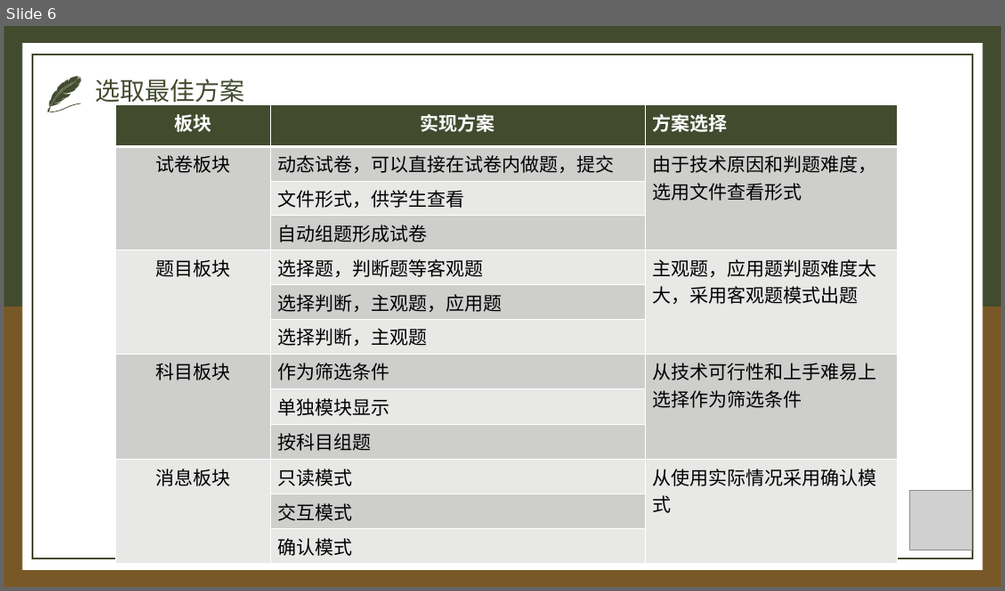
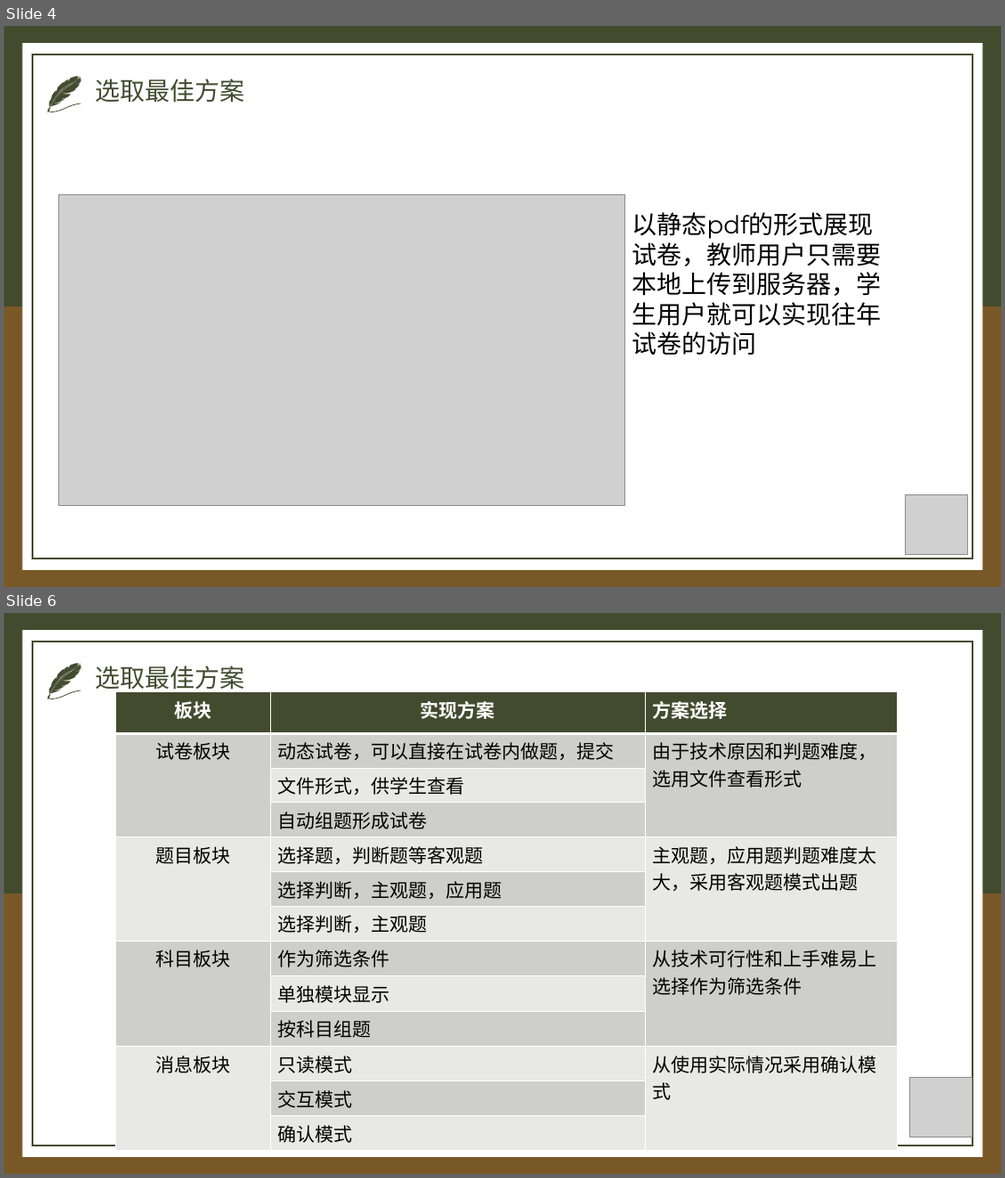
Before and after one commit to IHaoT/aishuati.document, a slide deck: SE2021-G003-总体设计/SE2021-G003-总体设计.pptx. Shown one above the other, each under a label of ours: slide 6 before the commit, slides 4 and 6 after it; the slides between them are not shown. The pictures are 1005x591 and 1005x1178 pixels, drawn with LibreOffice and Linux fonts; fonts in the diff are those of the drawing; grey boxes stand for pictures. Boxes give left, top, right and bottom in pixels: in the first picture for what was removed or moved away, otherwise in the second. Text is boxed around its words. In the diff, an @@ line names an element or a change of style, - is before the commit and + after.

```diff
--- a/SE2021-G003-总体设计/SE2021-G003-总体设计.pptx
+++ b/SE2021-G003-总体设计/SE2021-G003-总体设计.pptx
@@ slide 4 added at [4, 26, 1001, 587], background #FFFFFF; not listed: 5 template elements that a slide beside it also shows @@
@@ title added at [95, 79, 244, 103], 24 pt, text #434B2F @@
+选取最佳方案
@@ picture added at [58, 194, 624, 506] @@
@@ text added at [631, 212, 881, 355], 24 pt, text #000000 @@
+以静态pdf的形式展现试卷，教师用户只需要本地上传到服务器，学生用户就可以实现往年试卷的访问
@@ picture added at [905, 495, 967, 554] @@
```
Also in this commit, not shown: 5 slides changed, 3 other slides added, 2 slides removed, 2 other files.
